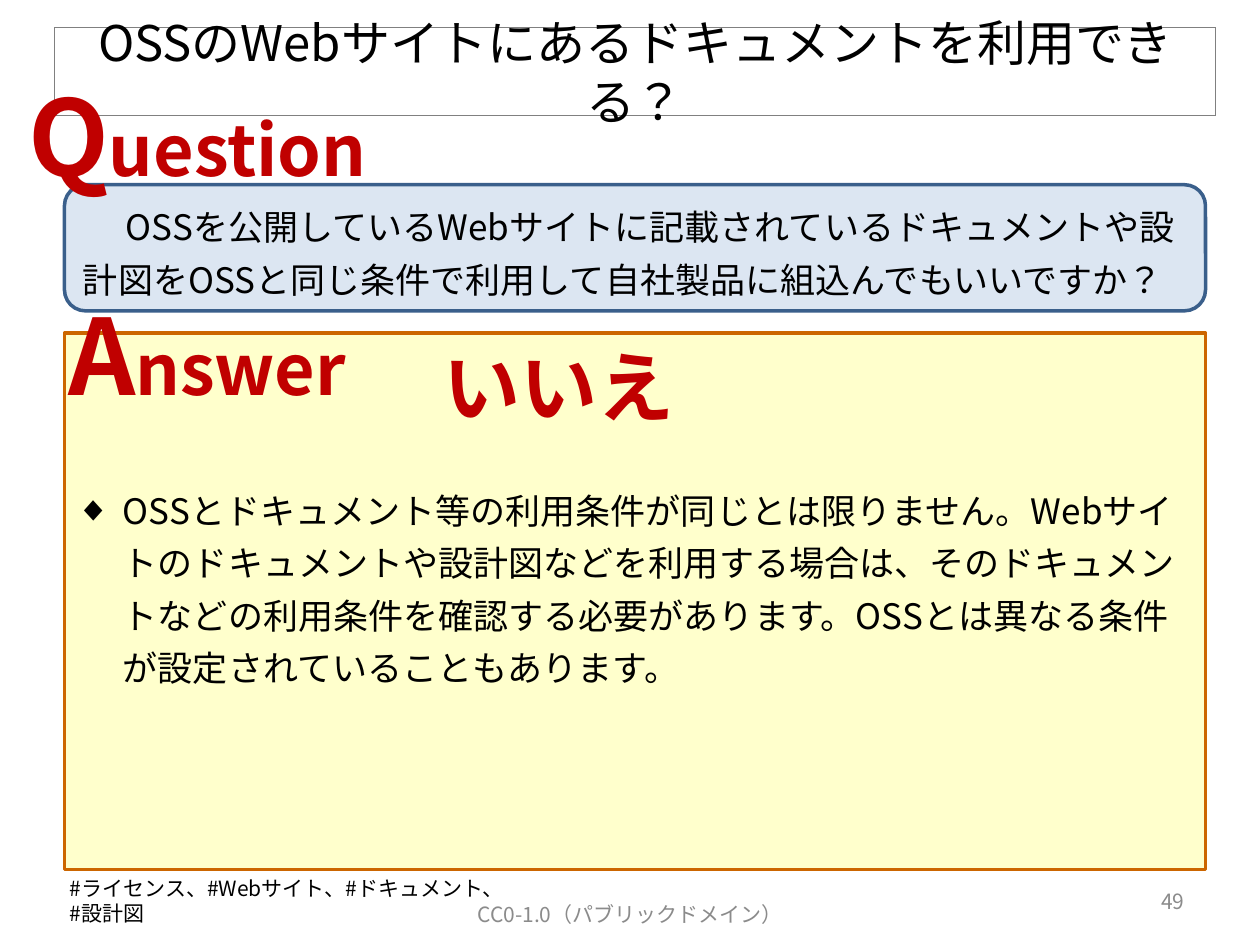
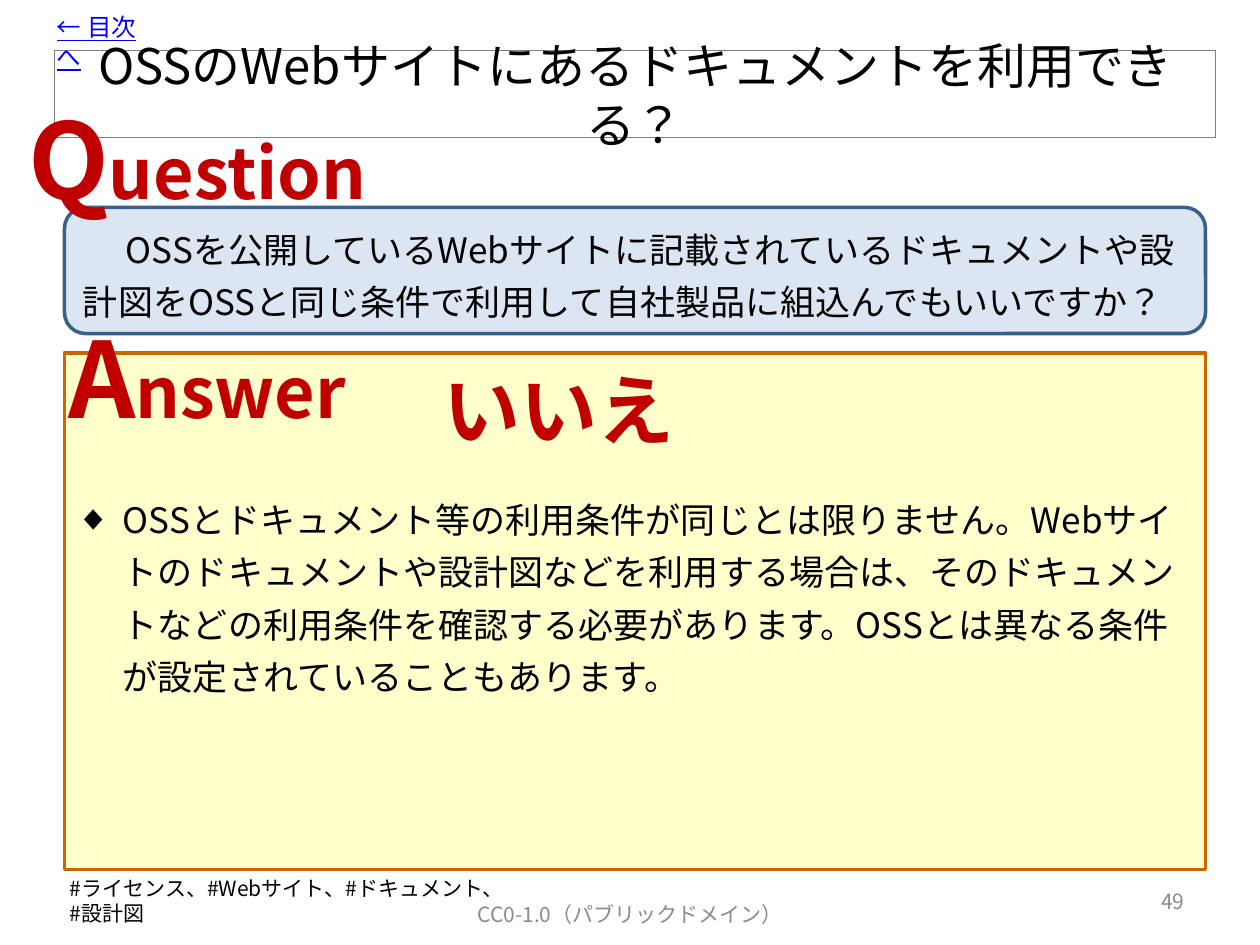
Before and after one commit to OpenChain-Project/OpenChain-JWG, a slide deck: slide 50 of Education_Material/FAQ/OSSライセンス関連でよくある誤解_CC0.pptx. Drawn at 1260x945 pixels with LibreOffice and Linux fonts; fonts in the diff are those of the drawing. Boxes give left, top, right and bottom in pixels: in the first picture for what was removed or moved away, otherwise in the second. Text is boxed around its words. In the diff, an @@ line names an element or a change of style, - is before the commit and + after.

Commit message:
V7.1に更新します。
目次から各スライドへリンクを付けました。

```diff
--- a/Education_Material/FAQ/OSSライセンス関連でよくある誤解_CC0.pptx
+++ b/Education_Material/FAQ/OSSライセンス関連でよくある誤解_CC0.pptx
@@ text added at box(57, 15, 136, 71), 14 pt, text #0000FF, underline @@
+← 目次へ
@@ title "OSSのWebサイトにあるドキュメントを利用できる？": place and size @@
-title "OSSのWebサイトにあるドキュメントを利用できる？" at box(54, 28, 1215, 116)
+title "OSSのWebサイトにあるドキュメントを利用できる？" at box(54, 50, 1215, 139)
@@ text "Question": place and size @@
-text "Question" at box(15, 66, 402, 205)
+text "Question" at box(15, 88, 402, 228)
@@ 2 texts, 1 rounded rectangle: place and size @@
-2 texts, 1 rounded rectangle at box(55, 185, 1206, 423)
+2 texts, 1 rounded rectangle at box(55, 208, 1206, 447)
@@ rectangle: place and size @@
-rectangle at box(64, 333, 1206, 869)
+rectangle at box(64, 353, 1206, 869)
@@ text "OSSとドキュメント等の利用条件が同じとは限りません。Webサイトのドキュメントや設計図などを利用する場合は、そのドキュ ...": place and size @@
-text "OSSとドキュメント等の利用条件が同じとは限りません。Webサイトのドキュメントや設計図などを利用する場合は、そのドキュ ..." at box(123, 494, 1175, 684)
+text "OSSとドキュメント等の利用条件が同じとは限りません。Webサイトのドキュメントや設計図などを利用する場合は、そのドキュ ..." at box(123, 503, 1175, 693)
```
Also in this commit, not shown: 57 other slides changed.
